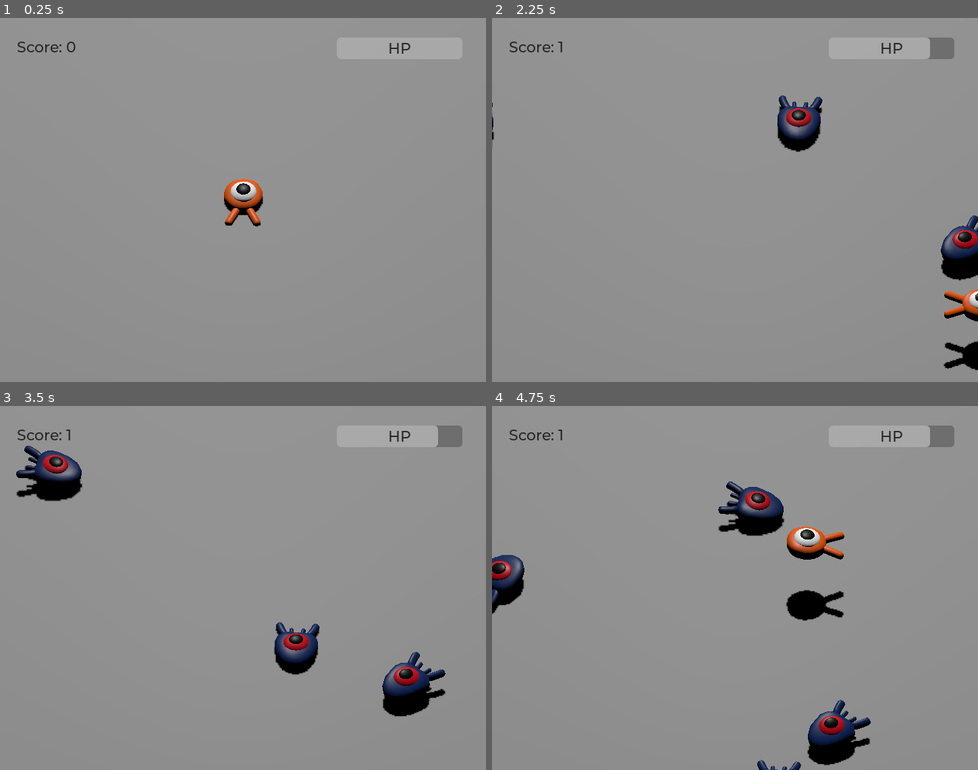
Above: before the commit, frames 1-4 (two rows, left to right).
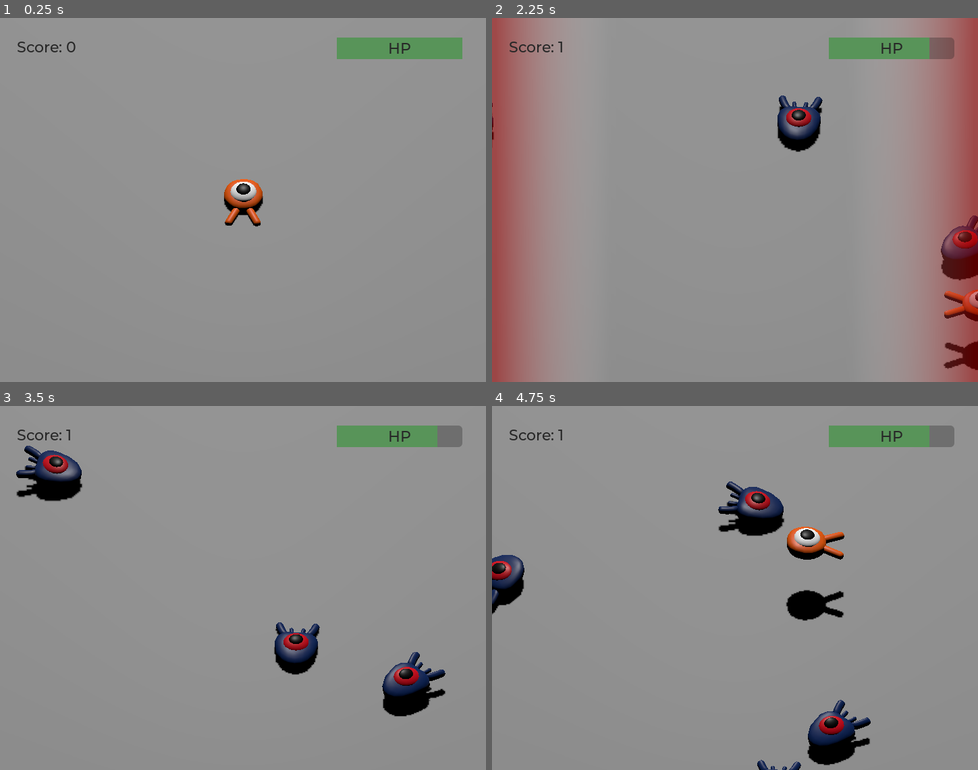
Above: after the commit, the same moments.

Repository: BettiFei/SuI2-02-SquashTheCreeps
Game: Godot game, scene res://Scenes/main.tscn
Two runs of this game, one before a commit and one after it. Both use one fixed random seed, a clock stepped at 60 frames per second and the inputs below.
Inputs:
- Up to frame 1 (0.25 s): no input
- Up to frame 2 (2.25 s): tap Enter (ui_accept) at 0.5 s; hold Right (move_right) 0.53-1.28 s; tap Space (jump) at 0.77, 1.52 s; hold Down (move_back) 1.28-2.03 s; hold Right (move_right) from 2.03 s (still down)
- Up to frame 3 (3.5 s): release Right (move_right) at 2.78 s; hold Up (move_forward) from 2.78 s (still down); tap Space (jump) at 3.02 s
- Up to frame 4 (4.75 s): release Up (move_forward) at 3.53 s; hold Left (move_left) from 3.53 s (still down); tap Space (jump) at 3.77, 4.52 s

The runs differ from the first frame. In frame 1, 1.5% of the frame differs, in the area x 69-96%, y 5-12%; in frame 2, 17%, in the area x 0-100%, y 0-100%; in frame 3, 1.2%; in frame 4, 1.2%.

Commit message:
Additional UI effects

Diff:
--- a/Scenes/main.tscn
+++ b/Scenes/main.tscn
@@ -1,8 +1,9 @@
-[gd_scene load_steps=13 format=3 uid="uid://c2hm67m70f668"]
+[gd_scene load_steps=20 format=3 uid="uid://c2hm67m70f668"]
 
 [ext_resource type="Script" uid="uid://dogea32skktgw" path="res://Scripts/main.gd" id="1_8gbba"]
 [ext_resource type="PackedScene" uid="uid://cfy0gdifachde" path="res://Scenes/player.tscn" id="1_jjgbg"]
 [ext_resource type="PackedScene" uid="uid://br5qbqubc18cx" path="res://Scenes/mob.tscn" id="2_jjvhh"]
+[ext_resource type="Script" uid="uid://bsna1c348mffl" path="res://Scripts/camera_3d.gd" id="4_6bp64"]
 [ext_resource type="FontFile" uid="uid://cyxhh7ddkn62q" path="res://Assets/fonts/Montserrat-Medium.ttf" id="4_kry3j"]
 [ext_resource type="Script" uid="uid://d1ehg6ypxrs5c" path="res://Scripts/score_label.gd" id="5_21xkr"]
 [ext_resource type="Script" uid="uid://beajoiqn305sb" path="res://Scripts/health_bar.gd" id="7_6bp64"]
@@ -12,6 +13,50 @@
 
 [sub_resource type="BoxMesh" id="BoxMesh_jjgbg"]
 size = Vector3(60, 2, 60)
+
+[sub_resource type="Gradient" id="Gradient_21xkr"]
+offsets = PackedFloat32Array(0, 0.24, 0.74, 1)
+colors = PackedColorArray(0.6745098, 0, 0, 1, 1, 1, 1, 0, 1, 1, 1, 0, 0.6745098, 0, 0, 1)
+
+[sub_resource type="GradientTexture2D" id="GradientTexture2D_6bp64"]
+gradient = SubResource("Gradient_21xkr")
+
+[sub_resource type="Animation" id="Animation_344ge"]
+resource_name = "damage"
+length = 0.3
+tracks/0/type = "value"
+tracks/0/imported = false
+tracks/0/enabled = true
+tracks/0/path = NodePath("TextureRect:modulate")
+tracks/0/interp = 1
+tracks/0/loop_wrap = true
+tracks/0/keys = {
+"times": PackedFloat32Array(0, 0.06666667, 0.3),
+"transitions": PackedFloat32Array(1, 0.48296833, 0.420448),
+"update": 0,
+"values": [Color(1, 1, 1, 0), Color(1, 1, 1, 1), Color(1, 1, 1, 0)]
+}
+
+[sub_resource type="Animation" id="Animation_ynf5e"]
+length = 0.001
+tracks/0/type = "value"
+tracks/0/imported = false
+tracks/0/enabled = true
+tracks/0/path = NodePath("TextureRect:modulate")
+tracks/0/interp = 1
+tracks/0/loop_wrap = true
+tracks/0/keys = {
+"times": PackedFloat32Array(0),
+"transitions": PackedFloat32Array(1),
+"update": 0,
+"values": [Color(1, 1, 1, 0)]
+}
+
+[sub_resource type="AnimationLibrary" id="AnimationLibrary_hptm8"]
+_data = {
+&"RESET": SubResource("Animation_ynf5e"),
+&"damage": SubResource("Animation_344ge")
+}
 
 [sub_resource type="StandardMaterial3D" id="StandardMaterial3D_kry3j"]
 albedo_color = Color(0.8980096, 0.62719196, 0.18247429, 1)
@@ -31,6 +76,9 @@
 default_font = ExtResource("4_kry3j")
 default_font_size = 22
 
+[sub_resource type="StyleBoxFlat" id="StyleBoxFlat_6bp64"]
+bg_color = Color(0.34486797, 0.5796473, 0.34896892, 1)
+
 [node name="Main" type="Node"]
 script = ExtResource("1_8gbba")
 mob_scene = ExtResource("2_jjvhh")
@@ -60,6 +108,21 @@
 projection = 1
 size = 19.0
 far = 100.0
+script = ExtResource("4_6bp64")
+
+[node name="TextureRect" type="TextureRect" parent="CameraPivot/Camera3D"]
+modulate = Color(1, 1, 1, 0)
+anchors_preset = 15
+anchor_right = 1.0
+anchor_bottom = 1.0
+grow_horizontal = 2
+grow_vertical = 2
+texture = SubResource("GradientTexture2D_6bp64")
+
+[node name="AnimationPlayer" type="AnimationPlayer" parent="CameraPivot/Camera3D"]
+libraries = {
+&"": SubResource("AnimationLibrary_hptm8")
+}
 
 [node name="Cylinders" type="Node3D" parent="."]
 
@@ -115,6 +178,7 @@
 offset_right = 685.0
 offset_bottom = 61.0
 theme_override_colors/font_color = Color(0.15294118, 0.15294118, 0.15294118, 1)
+theme_override_styles/fill = SubResource("StyleBoxFlat_6bp64")
 value = 100.0
 show_percentage = false
 script = ExtResource("7_6bp64")
@@ -155,6 +219,6 @@
 text = "Press Enter To Retry."
 
 [connection signal="died" from="Player" to="." method="_on_player_died"]
-[connection signal="hit" from="Player" to="UserInterface/HealthLabel" method="_on_player_hit"]
+[connection signal="hit" from="Player" to="CameraPivot/Camera3D" method="_on_player_hit"]
 [connection signal="hit" from="Player" to="UserInterface/HealthBar" method="_on_player_hit"]
 [connection signal="timeout" from="MobTimer" to="." method="_on_mob_timer_timeout"]
--- /dev/null
+++ b/Scripts/camera_3d.gd
@@ -0,0 +1,6 @@
+extends Camera3D
+
+@onready var animation = $AnimationPlayer
+
+func _on_player_hit(_hp) -> void:
+	animation.play("damage")
--- a/Scripts/health_label.gd
+++ /dev/null
@@ -1,5 +0,0 @@
-extends Label
-
-
-func _on_player_hit(hp) -> void:
-	text = "HP: " + str(hp)
Not shown, added: Scripts/camera_3d.gd.uid
Not shown, removed: Scripts/health_label.gd.uid
